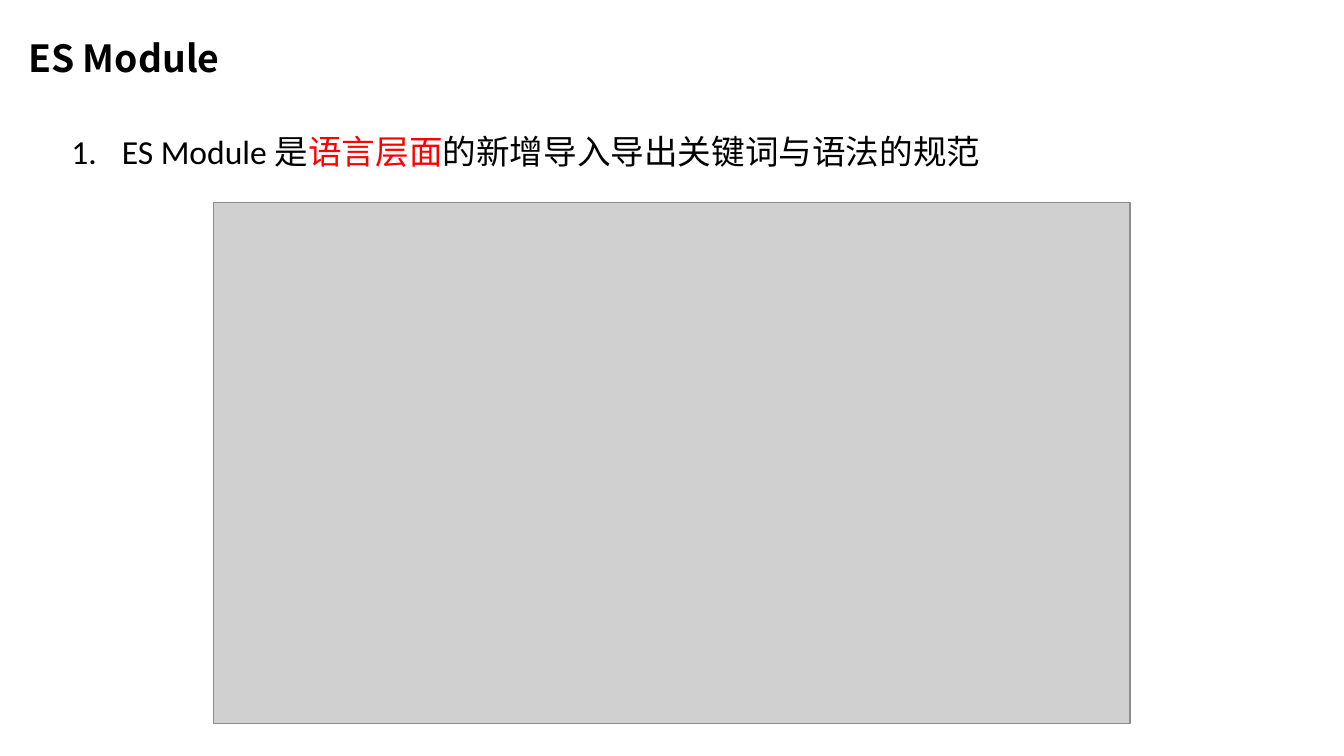
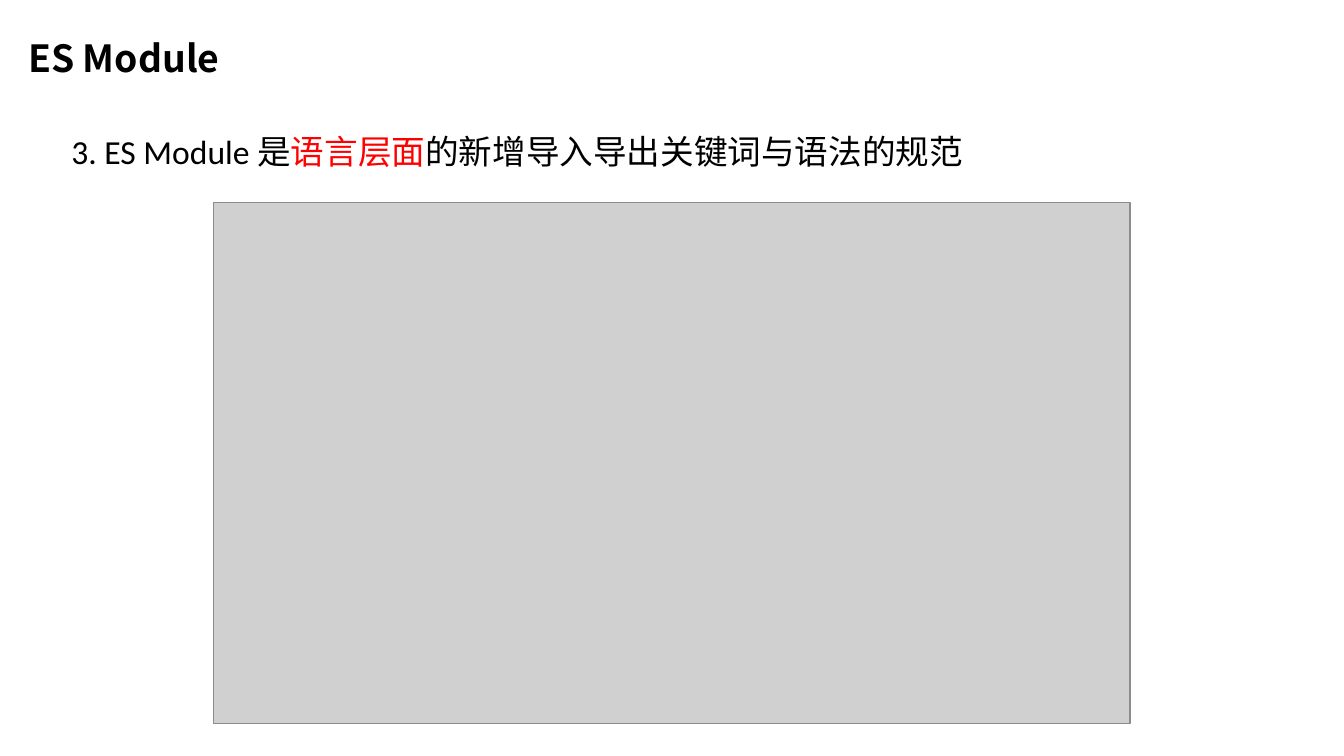
Before and after one commit to chasingsnail/study-blog, a slide deck: slide 19 of 封装库&笔记/前端模块化分享/前端模块化.pptx (slide 17 before the commit). Drawn at 1344x756 pixels with LibreOffice and Linux fonts; fonts in the diff are those of the drawing; grey boxes stand for pictures; background and template pictures are left out. Boxes give left, top, right and bottom in pixels: in the first picture for what was removed or moved away, otherwise in the second. Text is boxed around its words. In the diff, an @@ line names an element or a change of style, - is before the commit and + after.

```diff
--- a/封装库&笔记/前端模块化分享/前端模块化.pptx
+++ b/封装库&笔记/前端模块化分享/前端模块化.pptx
@@ text at box(71, 135, 963, 167): text changed @@
-1. ES Module 是语⾔层⾯的新增导⼊导出关键词与语法的规范
+3. ES Module 是语⾔层⾯的新增导⼊导出关键词与语法的规范
```
Also in this commit, not shown: 1 other slide changed, 1 slide added, 1 other file.
